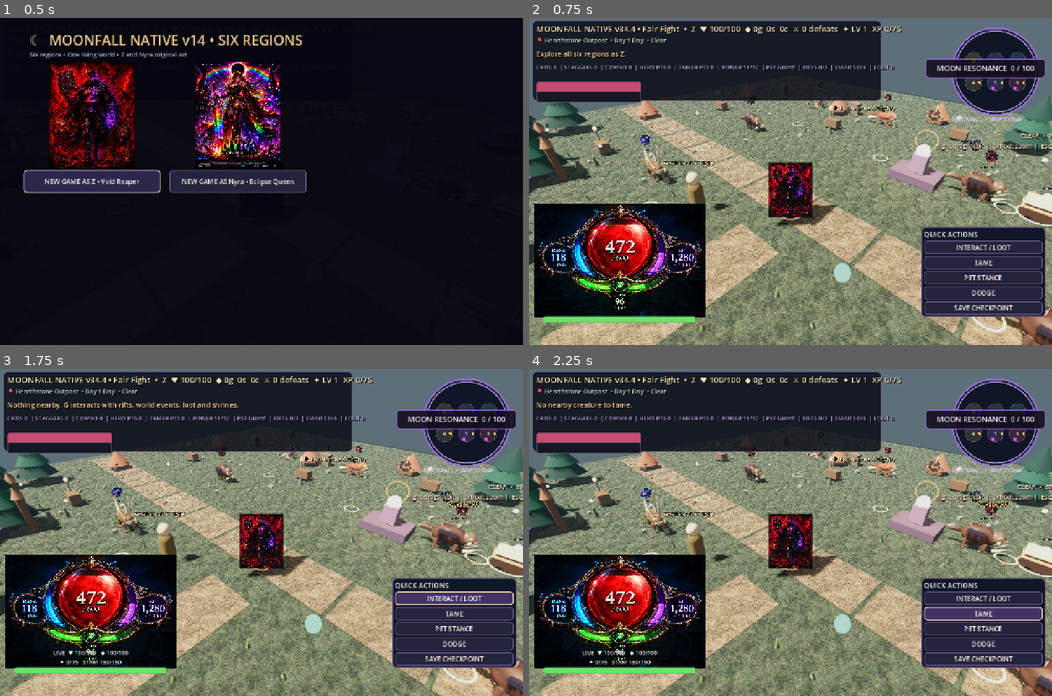
Above: before the commit, frames 1-4 (two rows, left to right).
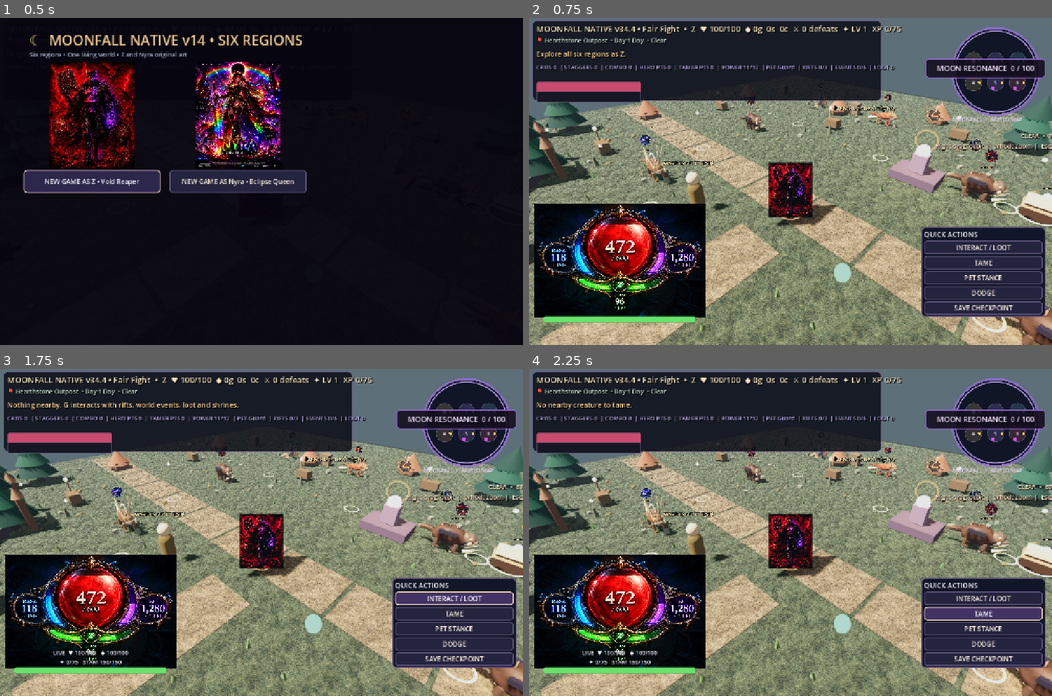
Above: after the commit, the same moments.

Repository: ericgantor-cyber/Moonfall
Game: Godot game, scene res://scenes/main.tscn
Same seed, same stepped clock (60 frames per second), same inputs: the game is played once before the commit and once after it.
Inputs:
- Up to frame 1 (0.5 s): no input
- Up to frame 2 (0.75 s): click "NEW GAME AS Z • Void Reaper" at 0.5 s
- Up to frame 3 (1.75 s): click "INTERACT / LOOT" at 1.25 s
- Up to frame 4 (2.25 s): click "TAME" at 2 s

Frame 1 is identical in both runs. In frame 2, less than 0.1% of the frame differs, in the area x 41-44%, y 24-25%; in frame 3, less than 0.1%, in the area x 86-92%, y 40-43%; in frame 4, less than 0.1%.

Commit message:
feat(progression): persist celestial talent ranks in optional checkpoint resources

Diff:
--- a/godot-v38/scripts/native_v38_0.gd
+++ b/godot-v38/scripts/native_v38_0.gd
@@ -455,18 +455,32 @@
  v385_mana=V385_MAX_MANA
  v387_stamina=V387_MAX_STAMINA
  v387_stamina_regen_wait=0.0
+ v398_ranks={}
+ if is_instance_valid(v398_panel):v398_panel.visible=false
 
 func _checkpoint_extra_data()->Dictionary:
- return {"mana":clampf(v385_mana,0.0,V385_MAX_MANA),"stamina":clampf(v387_stamina,0.0,V387_MAX_STAMINA)}
+ return {"mana":clampf(v385_mana,0.0,V385_MAX_MANA),"stamina":clampf(v387_stamina,0.0,V387_MAX_STAMINA),"celestial_ranks":v398_ranks.duplicate(true)}
 
 func _restore_data(data:Dictionary)->void:
  super._restore_data(data)
  v387_stamina_regen_wait=0.0
+ v398_ranks={}
  var resources:Variant=data.get("optional_resources",{})
- # Legacy checkpoints without a mana field continue to load at full mana.
  if resources is Dictionary:
   v385_mana=clampf(float(resources.get("mana",V385_MAX_MANA)),0.0,V385_MAX_MANA)
   v387_stamina=clampf(float(resources.get("stamina",V387_MAX_STAMINA)),0.0,V387_MAX_STAMINA)
+  var saved_ranks:Variant=resources.get("celestial_ranks",{})
+  if saved_ranks is Dictionary:
+   # Reconstruct only legal unlocks, respecting level, prerequisites, and hero choice.
+   for pass_index in range(CELESTIAL_TALENTS.TALENTS.size()):
+    var made_progress:bool=false
+    for id in saved_ranks:
+     if not CELESTIAL_TALENTS.TALENTS.has(id):continue
+     if int(v398_ranks.get(id,0))>=int(saved_ranks[id]):continue
+     if CELESTIAL_TALENTS.can_unlock(str(hero),maxi(1,hero_level),v398_ranks,str(id)):
+      v398_ranks=CELESTIAL_TALENTS.unlock(str(hero),maxi(1,hero_level),v398_ranks,str(id))
+      made_progress=true
+    if not made_progress:break
  else:
   v385_mana=V385_MAX_MANA
   v387_stamina=V387_MAX_STAMINA
